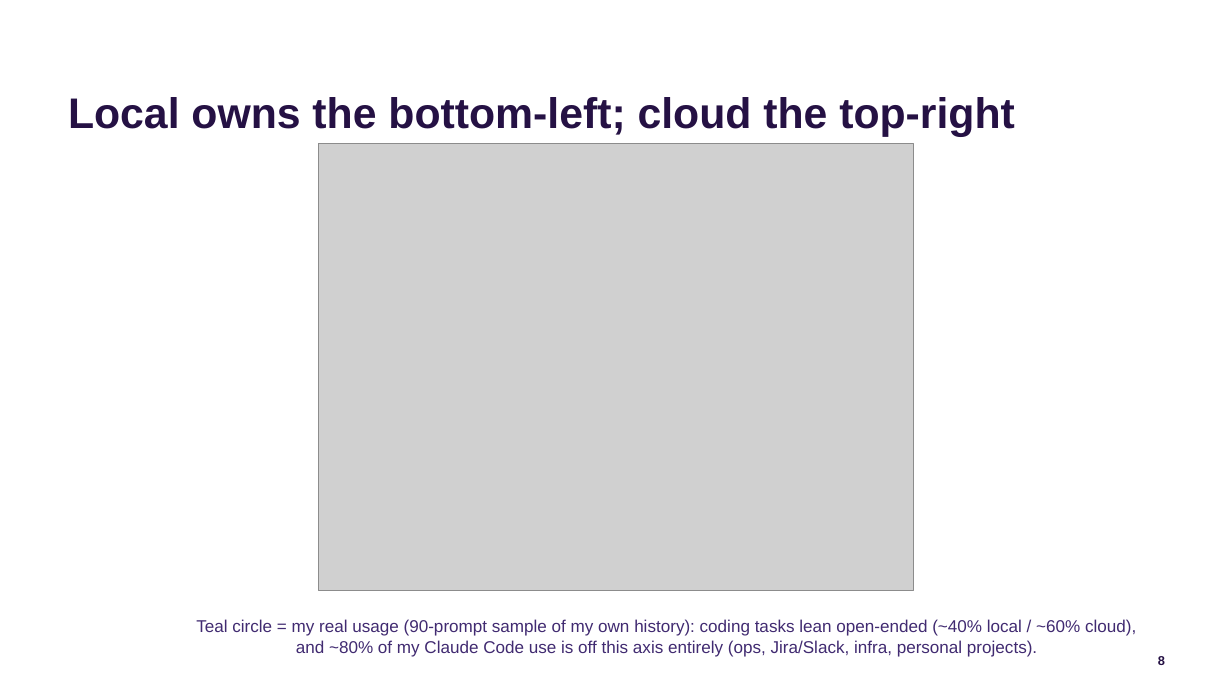
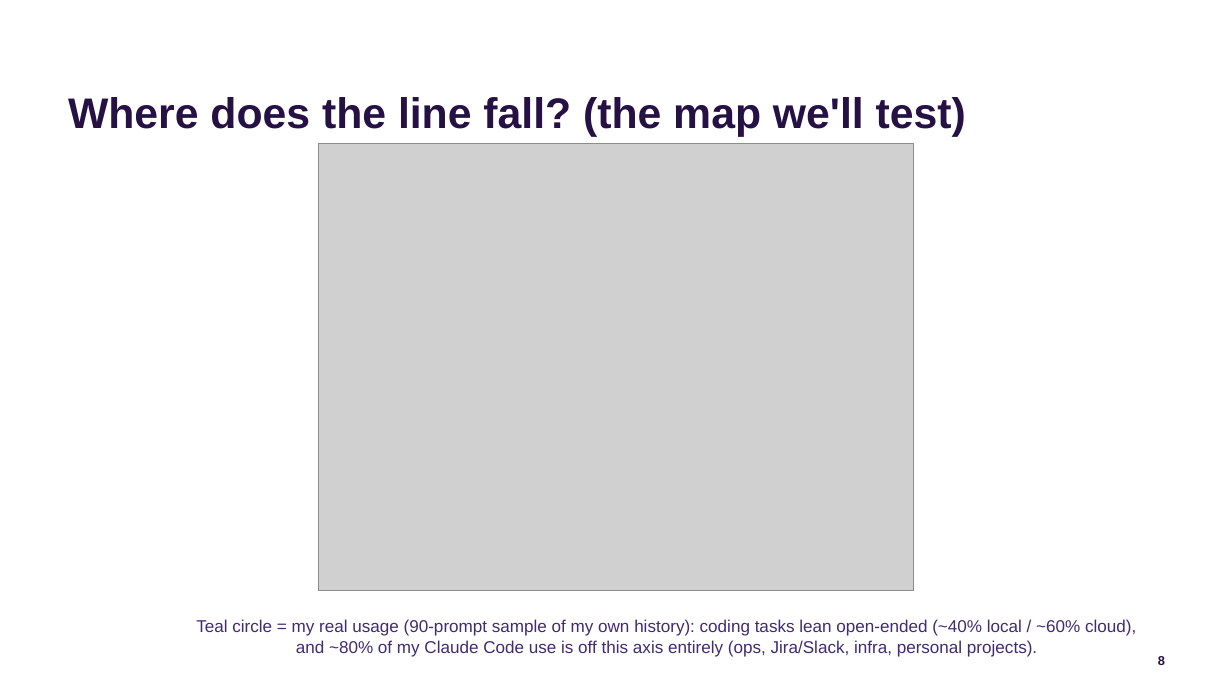
Before and after one commit to jconnolly/local-llm-pi5, a slide deck: slide 8 of local-llm-datasociety.pptx. Drawn at 1232x693 pixels with LibreOffice and Linux fonts; fonts in the diff are those of the drawing; grey boxes stand for pictures; background and template pictures are left out. Boxes give left, top, right and bottom in pixels: in the first picture for what was removed or moved away, otherwise in the second. Text is boxed around its words. In the diff, an @@ line names an element or a change of style, - is before the commit and + after.

```diff
--- a/local-llm-datasociety.pptx
+++ b/local-llm-datasociety.pptx
@@ title at [68, 97, 966, 136]: text changed @@
-Local owns the bottom-left; cloud the top-right
+Where does the line fall? (the map we'll test)
```
Also in this commit, not shown: 5 other slides changed, 3 other files.
